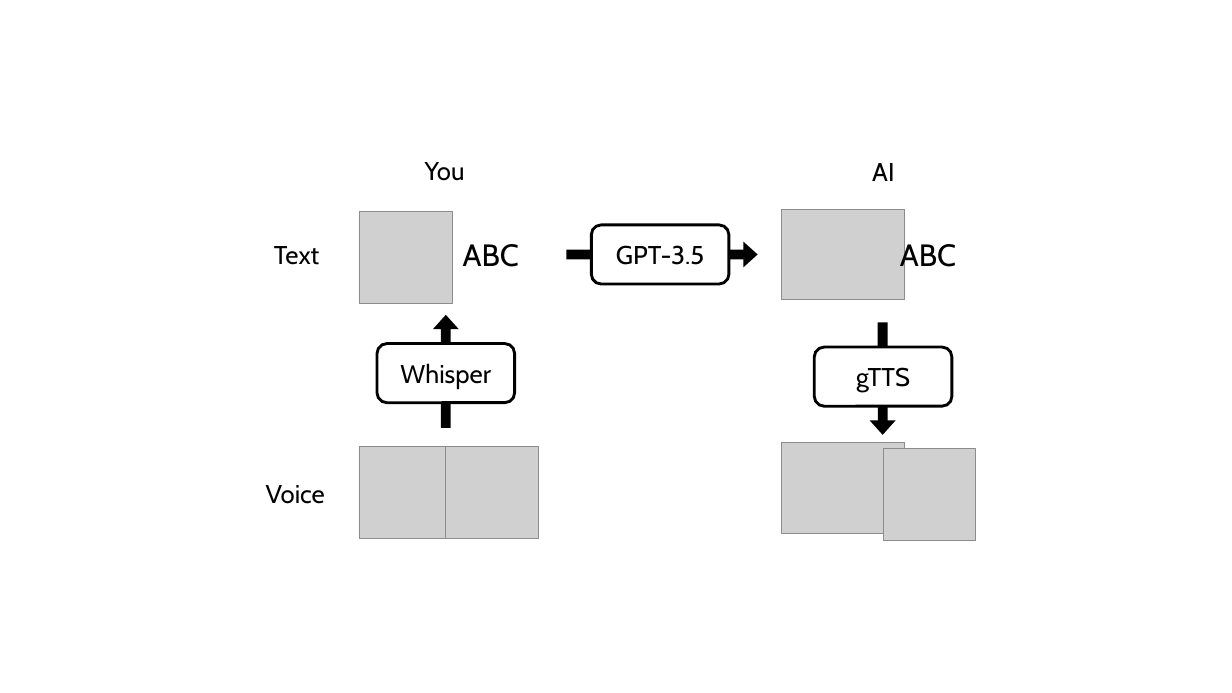
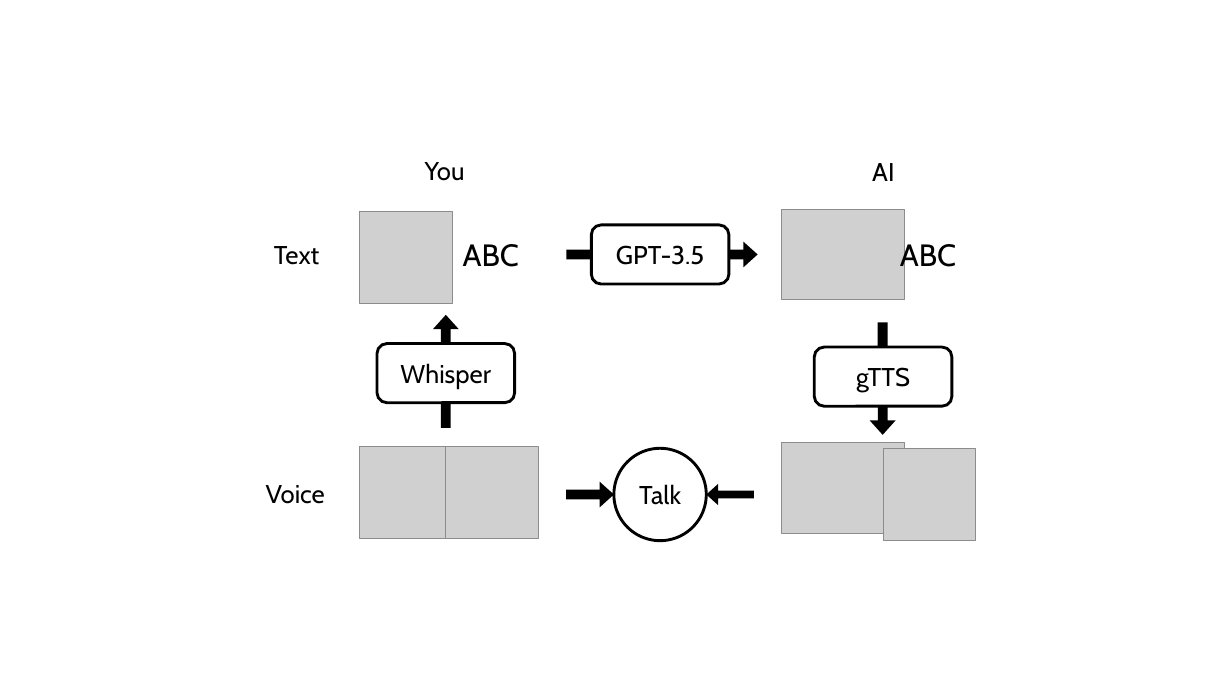
Before and after one commit to AokiKoshiro/talk-with-ai, a slide deck: slide 1 of static/image/architecture.pptx. Drawn at 1232x693 pixels with LibreOffice and Linux fonts; fonts in the diff are those of the drawing; grey boxes stand for pictures. Boxes give left, top, right and bottom in pixels: in the first picture for what was removed or moved away, otherwise in the second. Text is boxed around its words. In the diff, an @@ line names an element or a change of style, - is before the commit and + after.

```diff
--- a/static/image/architecture.pptx
+++ b/static/image/architecture.pptx
@@ ellipse added at (614,448,706,541), outline #000000 2.25 pt, 20 pt, text #000000 @@
+Talk
@@ up arrow added at (567,482,615,507), fill #000000 @@
@@ up arrow added at (707,484,755,505), fill #000000 @@
```
Also in this commit, not shown: 6 other files.
